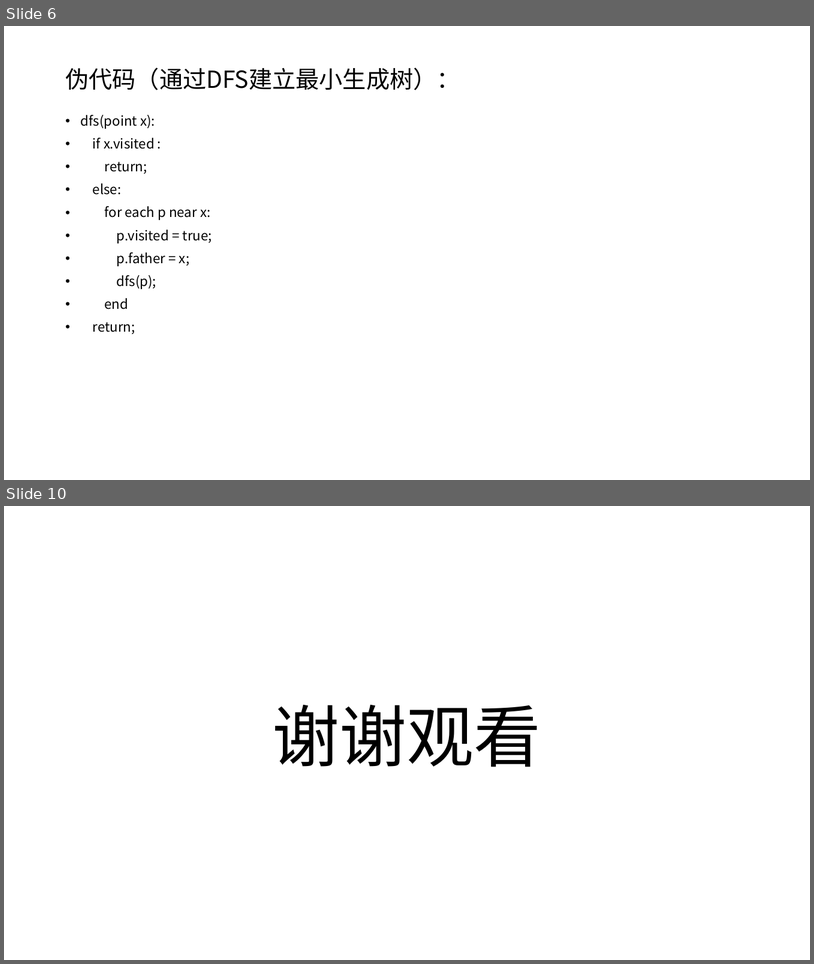
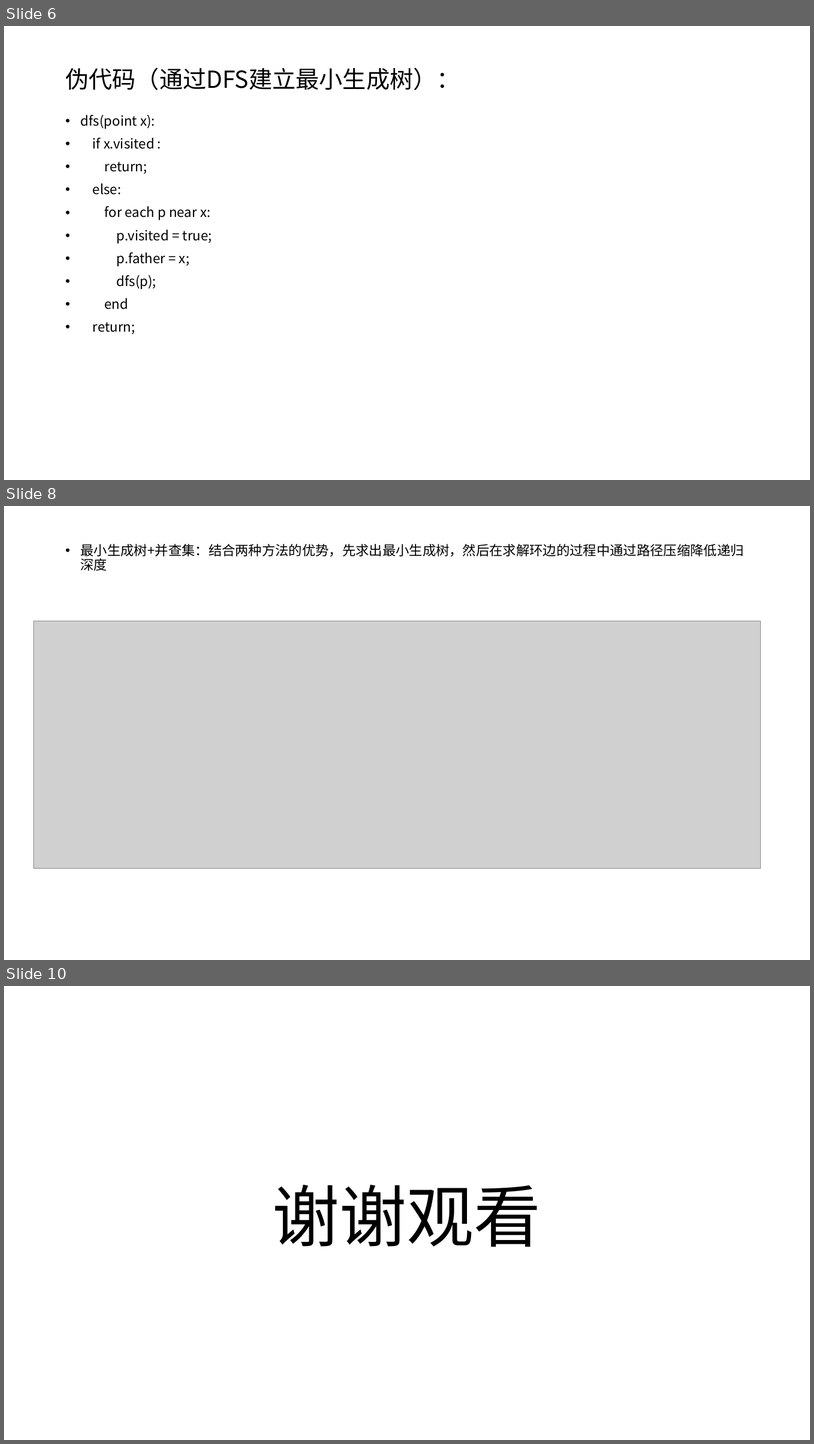
Before and after one commit to VirtualPuffer/Algorithm_Experiment, a slide deck: report/实验5/算法实验05.pptx. Shown one above the other, each under a label of ours: slides 6 and 10 before the commit, slides 6, 8 and 10 after it; the slides between them are not shown. The pictures are 814x964 and 814x1444 pixels, drawn with LibreOffice and Linux fonts; fonts in the diff are those of the drawing; grey boxes stand for pictures. Boxes give left, top, right and bottom in pixels: in the first picture for what was removed or moved away, otherwise in the second. Text is boxed around its words. In the diff, an @@ line names an element or a change of style, - is before the commit and + after.

```diff
--- a/report/实验5/算法实验05.pptx
+++ b/report/实验5/算法实验05.pptx
@@ slide 8 added at <box>4,506,810,960</box>, background #FFFFFF @@
@@ text added at <box>81,544,744,571</box>, 16 pt, text #000000 @@
+• 最小生成树+并查集：结合两种方法的优势，先求出最小生成树，然后在求解环边的过程中通过路径压缩降低递归深度
@@ picture added at <box>33,621,761,868</box> @@
```
Also in this commit, not shown: 3 slides changed, 1 slide removed.
